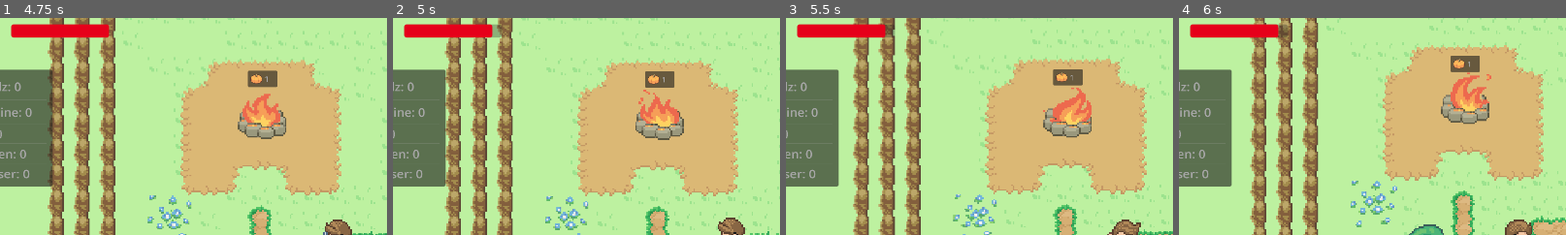
Above: before the commit, frames 1-4 (left to right).
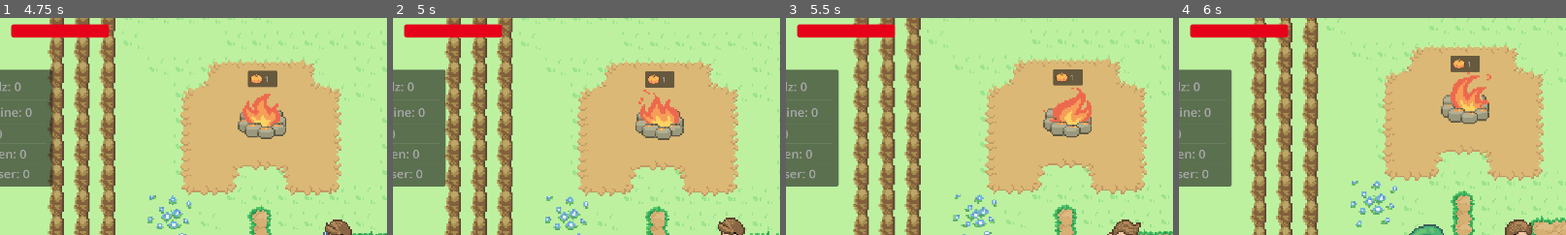
Above: after the commit, the same moments.

Repository: Herzmut-Games/hgj-2023
Game: Godot game, scene res://level.tscn
The game is run twice, just before and just after one commit, with the same random seed, the same clock (stepped at 60 frames per second) and the same inputs.
Inputs:
- Up to frame 1 (4.75 s): hold Right (ui_right) 0.53-1.28 s; tap Space (action) every 0.75 s from 0.6 to 4.35 s; hold Down (ui_down) 1.28-2.03 s; hold Right (ui_right) 2.03-2.78 s; hold Up (ui_up) 2.78-3.53 s; hold Left (ui_left) from 3.53 s (still down)
- Up to frame 2 (5 s): keep holding Left (ui_left)
- Up to frame 3 (5.5 s): release Left (ui_left) at 5.03 s; hold Down (ui_down) from 5.03 s (still down); tap Space (action) at 5.1 s
- Up to frame 4 (6 s): release Down (ui_down) at 5.78 s; hold Right (ui_right) from 5.78 s (still down); tap Space (action) at 5.85 s
The pictures show only the part of the screen within x 6-56%, y 0-50%; the shares and areas given below are measured in that part.

Frame 1 is identical in both runs. In frame 2, 0.2% of the frame differs, in the area x 25-29%, y 2-10%; in frame 3, 0.2%; in frame 4, 0.2%.

Commit message:
Refactor hunger

Diff:
--- a/game.gd
+++ b/game.gd
@@ -4,7 +4,6 @@
 
 var season = Season.SPRING
 var hunger_level = 10
-var hunger_rate = 0.1
 var house_level = 0
 var fuel_left = 5
 
@@ -28,6 +27,7 @@
 
 signal season_changed
 signal fuel_changed
+signal hunger_changed
 signal inventory_updated
 
 # Called when the node enters the scene tree for the first time.
@@ -36,16 +36,22 @@
 	self.connect("fuel_changed", _fuel_changed)
 
 
-# Called every frame. 'delta' is the elapsed time since the previous frame.
-func _process(delta):
-	_tick_hunger(delta)
-	pass
+func dec_hunger():
+	hunger_level -= 1
 
-func _tick_hunger(delta):
-	hunger_level -= hunger_rate * delta
+	hunger_changed.emit(hunger_level)
+
 	if hunger_level < 0:
 		hunger_level = 0
 		end_game()
+
+func inc_hunger():
+	hunger_level += 1
+
+	if hunger_level > 10:
+		hunger_level = 10
+
+	hunger_changed.emit(hunger_level)
 
 func _fuel_changed(new_fuel):
 	if new_fuel == 0 and season == Game.Season.WINTER or season == Game.Season.FALL:
@@ -75,9 +81,6 @@
 		Items.WATER: 	return "Wasser"
 		Items.IRON: 	return "Eisen"
 		_: 				return "Unknown"
-
-func inc_hunger(amount = 1):
-	hunger_level += amount
 
 func has_item(item, amount):
 	return Inventory[item] >= amount
--- a/hunger_bar.gd
+++ b/hunger_bar.gd
@@ -1,21 +1,19 @@
 extends Node2D
 
-var progress_bar
+@onready var progress_bar = $ProgressBar
+@onready var timer = $Timer
 
-@export var hunger_level = 0
+@export var hunger_tickrate = 10
 
 # Called when the node enters the scene tree for the first time.
 func _ready():
-	progress_bar = get_node("ProgressBar")
-	hunger_level = Game.hunger_level
-	pass # Replace with function body.
+	Game.connect("hunger_changed", _hunger_changed)
 
+	timer.wait_time = hunger_tickrate
+	timer.start()
 
-# Called every frame. 'delta' is the elapsed time since the previous frame.
-func _process(_delta):
-	_check_hunger()
-	pass
+func _hunger_changed(hunger_level):
+	progress_bar.value = hunger_level
 
-func _check_hunger():
-	hunger_level = Game.hunger_level
-	progress_bar.value = hunger_level
+func _on_timer_timeout():
+	Game.dec_hunger()
--- a/hunger_bar.tscn
+++ b/hunger_bar.tscn
@@ -20,3 +20,7 @@
 step = 1.0
 value = 10.0
 show_percentage = false
+
+[node name="Timer" type="Timer" parent="."]
+
+[connection signal="timeout" from="Timer" to="." method="_on_timer_timeout"]
